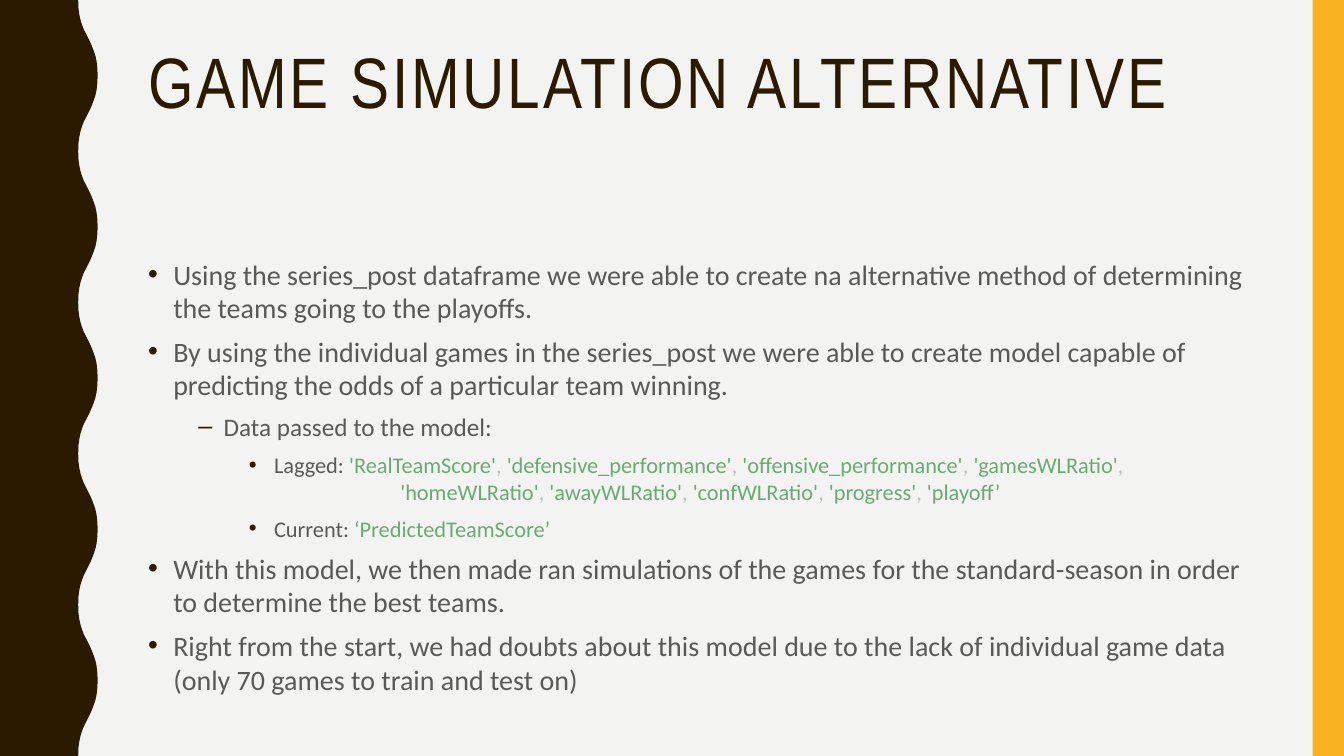
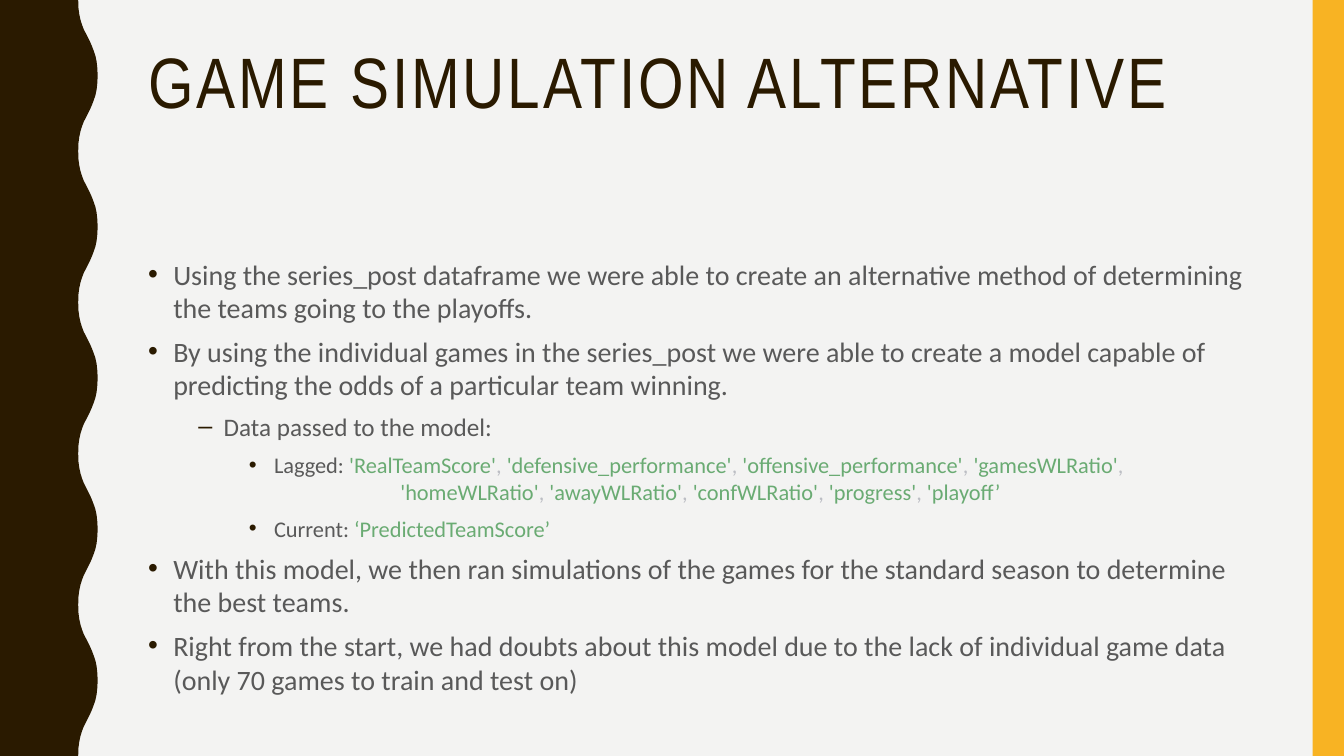
Before and after one commit to afs202005277/AC, a slide deck: slide 25 of ppt projeto.pptx. Drawn at 1344x756 pixels with LibreOffice and Linux fonts; fonts in the diff are those of the drawing. Boxes give left, top, right and bottom in pixels: in the first picture for what was removed or moved away, otherwise in the second. Text is boxed around its words. In the diff, an @@ line names an element or a change of style, - is before the commit and + after.

Commit message:
updated ppt

```diff
--- a/ppt projeto.pptx
+++ b/ppt projeto.pptx
@@ text at (x1=173, y1=265, x2=1242, y2=400): text changed @@
-• Using the series_post dataframe we were able to create na alternative method of determining the teams going to the playoffs.
-• By using the individual games in the series_post we were able to create model capable of predicting the odds of a particular team winning.
+• Using the series_post dataframe we were able to create an alternative method of determining the teams going to the playoffs.
+• By using the individual games in the series_post we were able to create a model capable of predicting the odds of a particular team winning.
@@ text at (x1=173, y1=559, x2=1226, y2=612): text changed @@
-• With this model, we then made ran simulations of the games for the standard-season in order to determine the best teams.
+• With this model, we then ran simulations of the games for the standard season to determine the best teams.
```
Also in this commit, not shown: 1 other slide changed.
